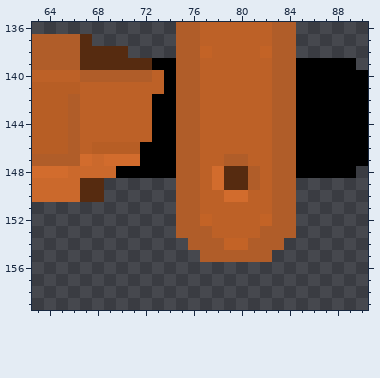
Two states of a pixel-art file, Aseprite files/Drill/pipesBroken.aseprite. Above: the version before the commit.
160x160 pixels, 1 frame. Colours within 5 levels of each other are drawn and written as one. Shown: x 63..90, y 136..159. The commit also changed other parts of the picture, which this record leaves out.
After:
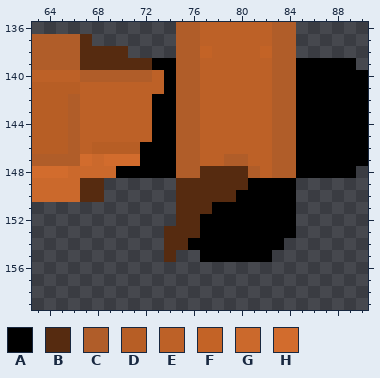
Palette (. is transparent): A #000000  B #562b10  C #b05d29  D #b75e25  E #bd6127  F #c36326  G #cb692c  H #d26c2d
From old to new:
Layer "Layer 2":
Colour C becomes colour A in row 149 at x 81 and 83 to 84; in rows 150 to 152 at x 83 to 84; in row 153 at x 77 and 82 to 84; in row 154 at x 76 to 78 and 81 to 83; in row 155 at x 77 to 82.
Colour E becomes colour A in row 149 at x 82; in row 150 at x 81 to 82; in row 151 at x 78 to 82; in rows 152 to 153 at x 78 to 81.
Colour F becomes colour A in row 152 at x 77 and 82; in row 154 at x 79 to 80.
Colour H becomes colour A in row 150 at x 80.
The author put colour B in row 153 at x 74; in row 154 at x 74 to 75; in row 155 at x 74.
Colour C becomes colour B in rows 149 to 153 at x 75 to 76.
Colour E becomes colour B in rows 148 to 149 at x 77; in row 150 at x 77 to 78; in row 151 at x 77.
Colour H becomes colour B in rows 148 to 149 at x 78; in row 150 at x 79.
Changed places in both pictures, as pixel boxes (x1, y1, x2, y2):
changed: (164, 166, 296, 262)
